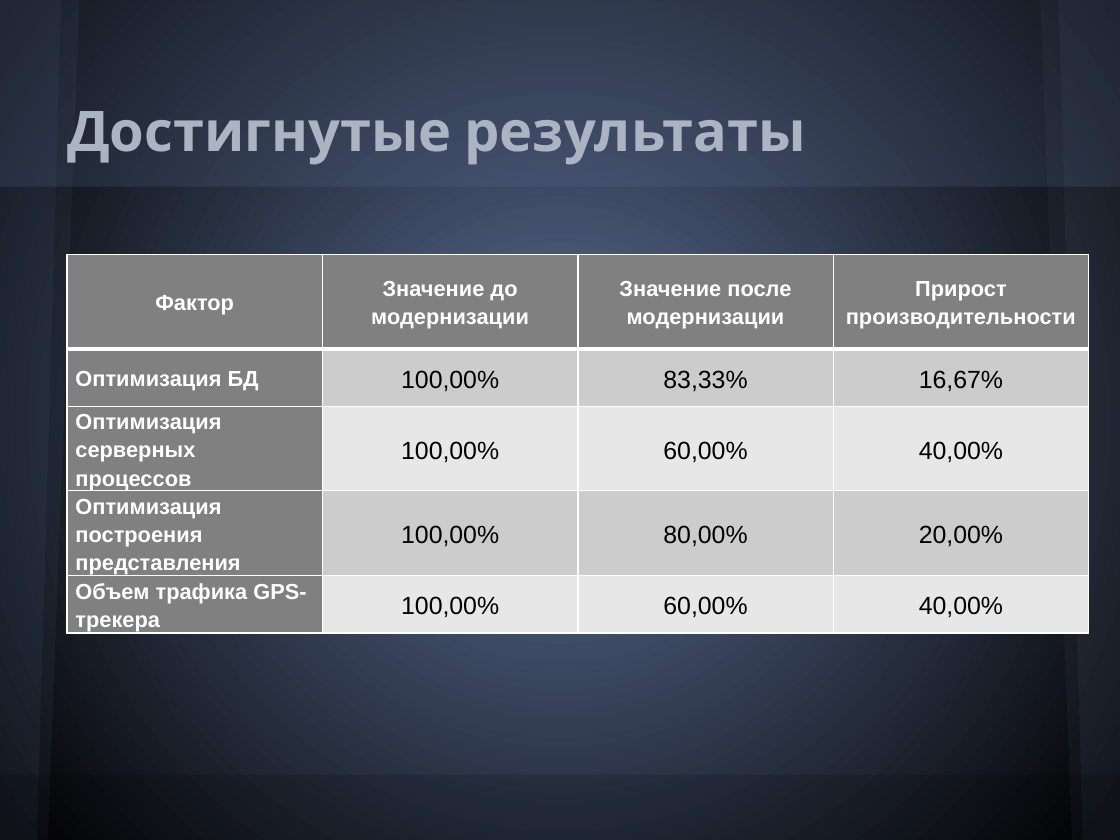
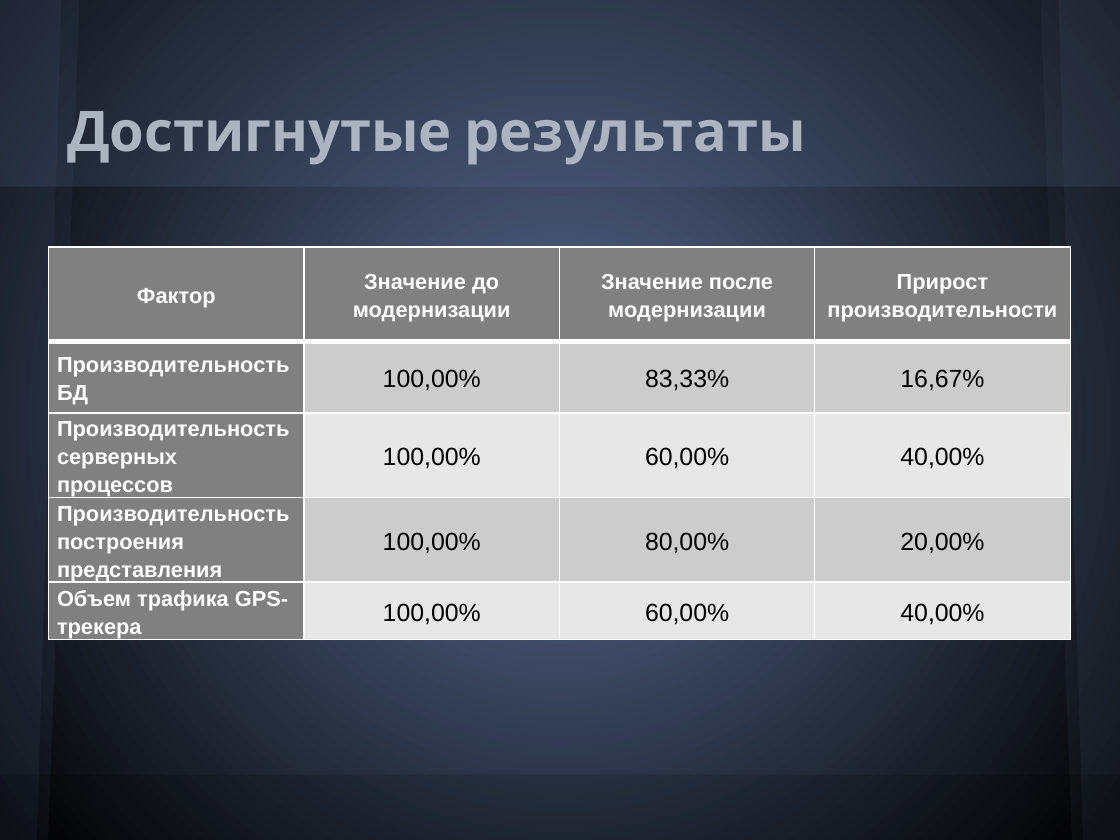
Before and after one commit to Melancholic/Coordinate-reports, a slide deck: slide 14 of Презентация.pptx (slide 12 before the commit). Drawn at 1120x840 pixels with LibreOffice and Linux fonts; fonts in the diff are those of the drawing. Boxes give left, top, right and bottom in pixels: in the first picture for what was removed or moved away, otherwise in the second. Text is boxed around its words. In the diff, an @@ line names an element or a change of style, - is before the commit and + after.

```diff
--- a/Презентация.pptx
+++ b/Презентация.pptx
@@ table at [48, 248, 1070, 654] @@
-row 2, column 1: Оптимизация БД
+row 2, column 1: Производительность БД
-row 3, column 1: Оптимизация серверных процессов
+row 3, column 1: Производительность серверных процессов
-row 4, column 1: Оптимизация построения представления
+row 4, column 1: Производительность построения представления
@@ table: place and size @@
-table at [67, 254, 1089, 647]
+table at [48, 248, 1070, 654]
```
Also in this commit, not shown: 7 other slides changed, 2 slides added, 3 other files.
